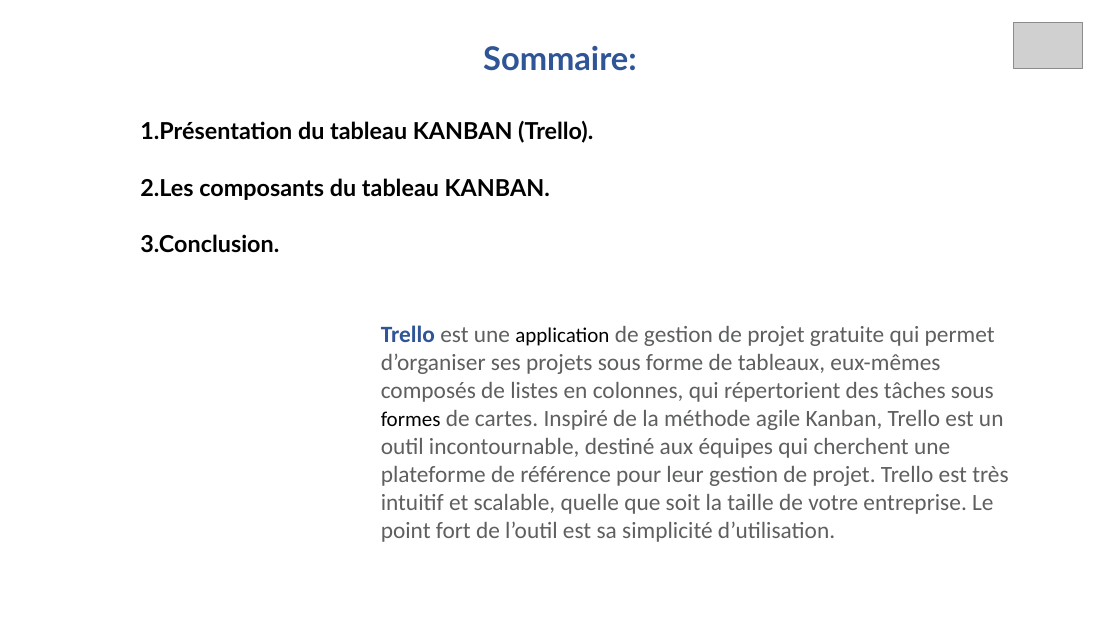
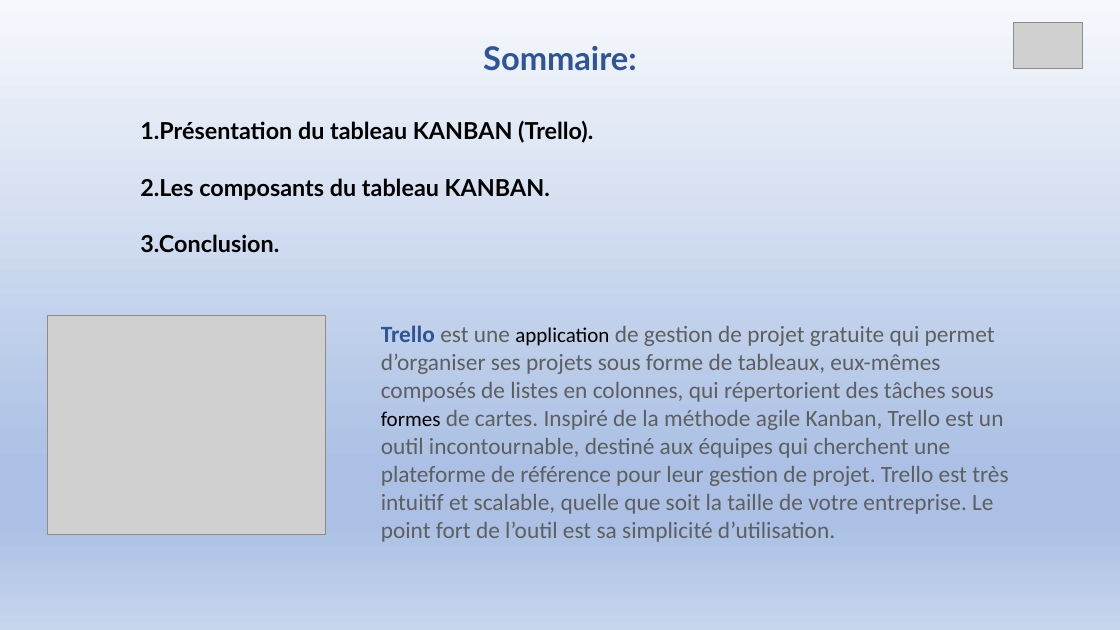
Before and after one commit to 88Hajar/Projet-7, a slide deck: slide 2 of BENAISSA_HAJAR_3_KANBAN.pptx. Drawn at 1120x630 pixels with LibreOffice and Linux fonts; fonts in the diff are those of the drawing; grey boxes stand for pictures. Boxes give left, top, right and bottom in pixels: in the first picture for what was removed or moved away, otherwise in the second. Text is boxed around its words. In the diff, an @@ line names an element or a change of style, - is before the commit and + after.

```diff
--- a/BENAISSA_HAJAR_3_KANBAN.pptx
+++ b/BENAISSA_HAJAR_3_KANBAN.pptx
@@ background #FFFFFF to gradient #F6F8FC to #ABC0E4 to #C7D5ED @@
@@ picture added at box(47, 315, 325, 534) @@
```
Also in this commit, not shown: 5 other slides changed, 1 slide added, 1 slide removed, 2 other files.
